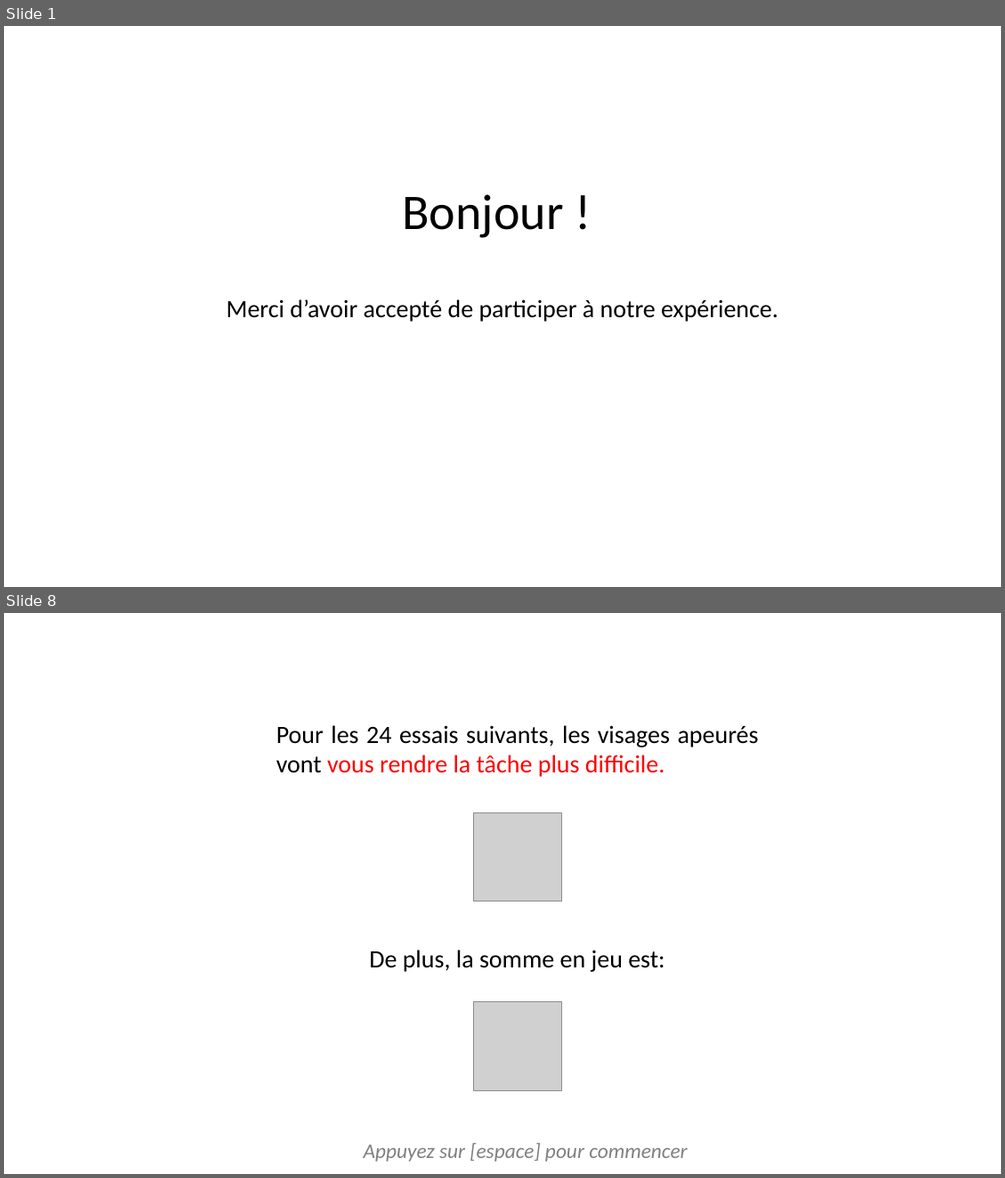
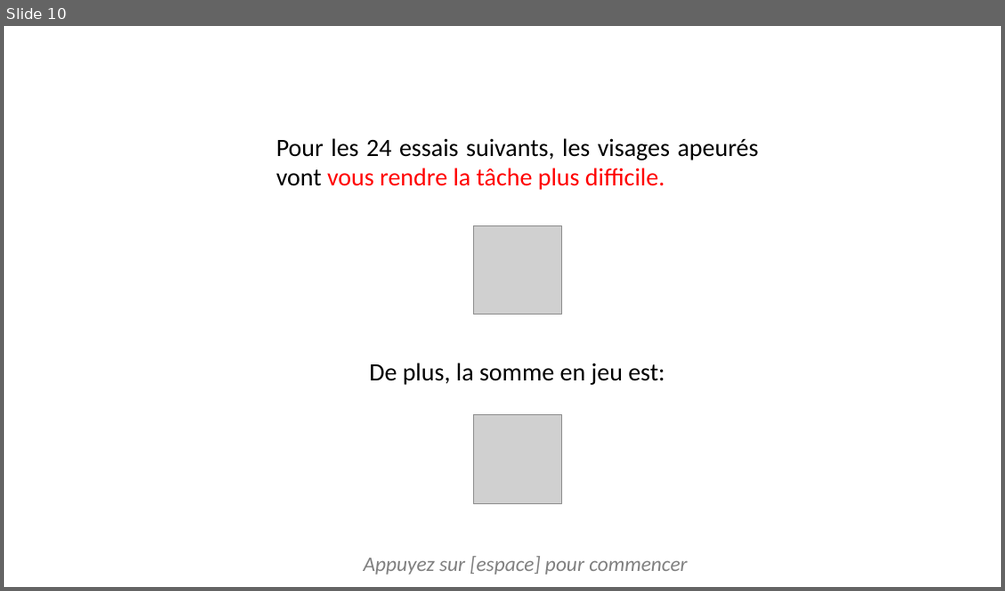
Before and after one commit to MBB-team/Online_Testing, a slide deck: src/Emotion_Regulation_JS/instructions/instructionsDiapo.pptx. Shown one above the other, each under a label of ours: slides 1 and 8 before the commit, slide 10 after it; the slides between them are not shown. The pictures are 1005x1178 and 1005x591 pixels, drawn with LibreOffice and Linux fonts; fonts in the diff are those of the drawing; grey boxes stand for pictures. Boxes give left, top, right and bottom in pixels: in the first picture for what was removed or moved away, otherwise in the second. Text is boxed around its words. In the diff, an @@ line names an element or a change of style, - is before the commit and + after.

```diff
--- a/src/Emotion_Regulation_JS/instructions/instructionsDiapo.pptx
+++ b/src/Emotion_Regulation_JS/instructions/instructionsDiapo.pptx
@@ slide 1 removed at <box>4,26,1001,587</box>, background #FFFFFF @@
@@ text removed at <box>403,194,564,238</box> @@
-Bonjour !
@@ text removed at <box>226,299,778,321</box> @@
-Merci d’avoir accepté de participer à notre expérience.
@@ what was slide 8 is now slide 10 @@
```
Also in this commit, not shown: 6 slides changed, 4 slides added, 1 other slide removed, 16 other files.
